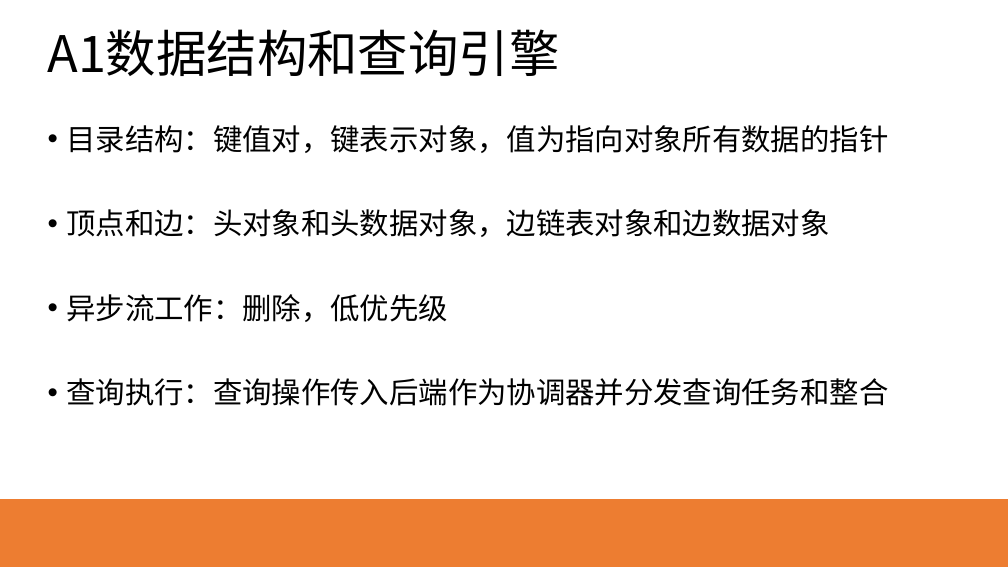
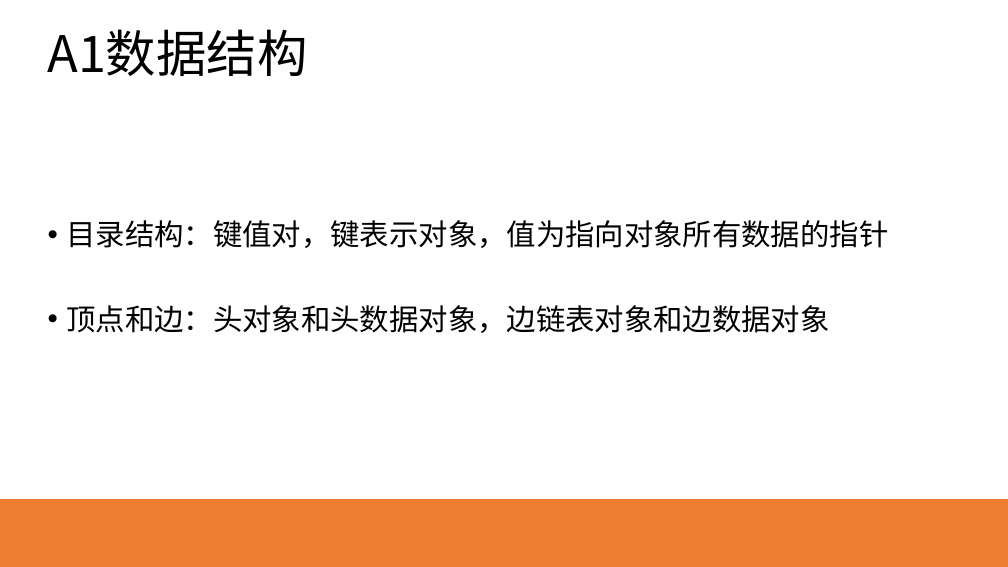
Before and after one commit to HEU-CS/new-database-Yeecoder, a slide deck: slide 8 of S320067135赵博文.pptx (slide 6 before the commit). Drawn at 1008x567 pixels with LibreOffice and Linux fonts; fonts in the diff are those of the drawing. Boxes give left, top, right and bottom in pixels: in the first picture for what was removed or moved away, otherwise in the second. Text is boxed around its words. In the diff, an @@ line names an element or a change of style, - is before the commit and + after.

```diff
--- a/S320067135赵博文.pptx
+++ b/S320067135赵博文.pptx
@@ text at bbox=[47, 29, 307, 76]: text changed @@
-A1数据结构和查询引擎
+A1数据结构
@@ text "目录结构：键值对，键表示对象，值为指向对象所有数据的指针": place and size @@
-text "目录结构：键值对，键表示对象，值为指向对象所有数据的指针" at bbox=[66, 125, 888, 406]
+text "目录结构：键值对，键表示对象，值为指向对象所有数据的指针" at bbox=[66, 220, 888, 333]
@@ text at bbox=[66, 294, 888, 406]: paragraphs removed @@
-• 异步流工作：删除，低优先级
-• 查询执行：查询操作传入后端作为协调器并分发查询任务和整合
```
Also in this commit, not shown: 5 other slides changed, 4 slides added, 2 slides removed, 1 other file.
